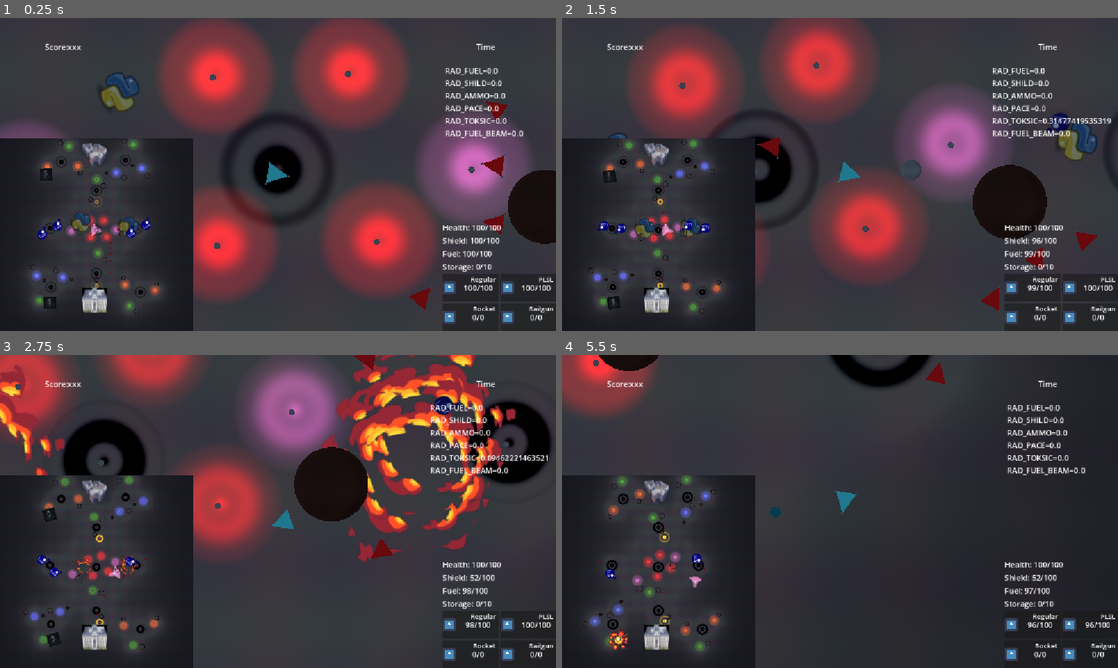
Above: before the commit, frames 1-4 (two rows, left to right).
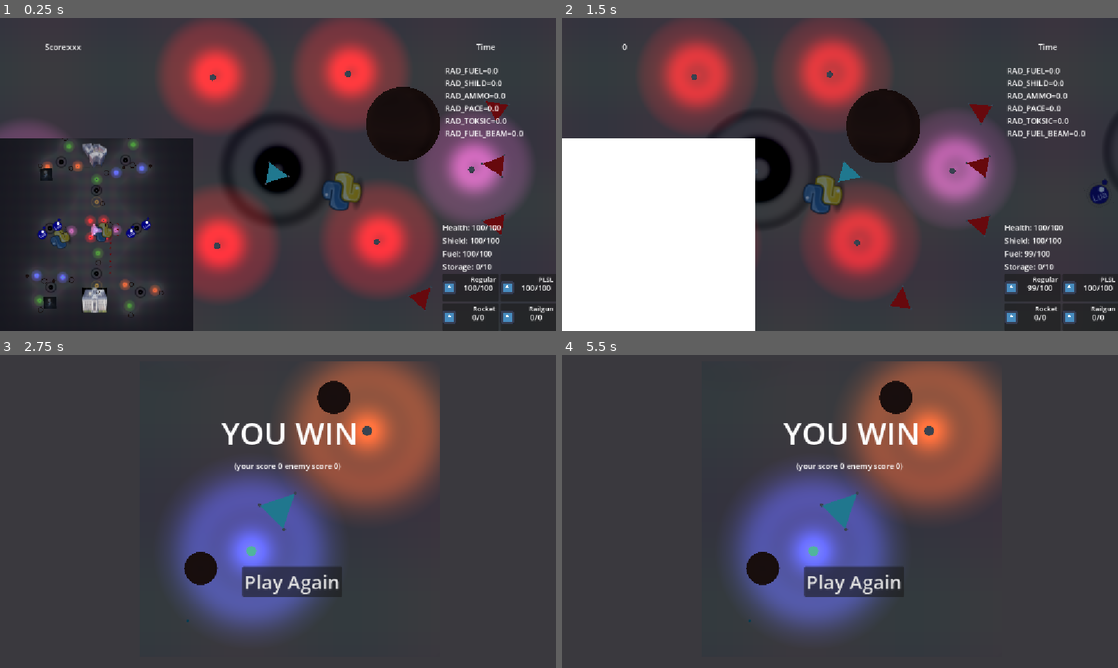
Above: after the commit, the same moments.

Repository: forklovee/SpaceJam2026
Game: Godot game, scene res://main.tscn
Same seed, same stepped clock (60 frames per second), same inputs: the game is played once before the commit and once after it. The engine's default icon, where the game draws it, is replaced by a stand-in: a white triangle on a blue panel in a dark square.
Inputs (mouse positions are in pixels of both pictures, inside the frame that each line leads up to):
- Up to frame 1 (0.25 s): no input
- Up to frame 2 (1.5 s): move the mouse to (962, 158) at 0.52 s; hold D (Right) 0.53-1.25 s; hold Delete 0.53-1.25 s; click (856, 243) at 1.25 s, where only the run after the commit has a clickable "Play Again"
- Up to frame 3 (2.75 s): move the mouse to (166, 527) at 2.02 s; hold S (Down) from 2.03 s (still down); click (166, 527) at 2.1 s; tap Delete at 2.3 s
- Up to frame 4 (5.5 s): release S (Down) at 2.75 s; click (856, 580) at 2.75 s, where only the run after the commit has a clickable "Play Again"; move the mouse to (895, 442) at 3.52 s; hold D (Right) 3.53-4.25 s; hold Right mouse button (SpecialWeapon) 3.53-4.25 s; tap Delete at 3.8, 5.1 s; click (856, 580) at 4.25 s, where only the run after the commit has a clickable "Play Again"; move the mouse to (812, 574) at 5.02 s; hold W (Up) from 5.03 s (still down)

The runs differ from the first frame. In frame 1, 6.2% of the frame differs, in the area x 4-100%, y 17-96%; in frame 2, 46%; in frame 3, 53%, in the area x 0-100%, y 0-100%; in frame 4, 49%.

Commit message:
play
play

Diff:
--- a/AI/EnemyController.gd
+++ b/AI/EnemyController.gd
@@ -35,7 +35,8 @@
 	if ship.storage == 0:
 		task = Task.Gather
 		return
-
+	if Game.level.enemy_base==null:
+		return
 	var enemy_base :Base= Game.level.enemy_base
 	var global_position := ship.global_position
 	var target_position := enemy_base.global_position
--- a/Level/level.tscn
+++ b/Level/level.tscn
@@ -106,7 +106,7 @@
 neg = true
 
 [node name="star_f" type="MeshInstance3D" parent="star_FR" unique_id=415690745 groups=["Star"]]
-transform = Transform3D(0.21159966, 0, -0.9771183, 0, 0.9999998, 0, 0.9771183, 0, 0.21159966, -20.715414, 0, -18.822462)
+transform = Transform3D(-0.5160679, 0, -0.85620224, 0, 0.9999998, 0, 0.85620224, 0, -0.5160679, -20.715414, 0, -18.822462)
 mesh = SubResource("SphereMesh_7dm0k")
 script = ExtResource("1_jglls")
 color = Color(0.13692334, 0.5227604, 4.813075e-07, 1)
@@ -121,10 +121,10 @@
 rot = 0.065
 
 [node name="star_orange" parent="star_FR" unique_id=687839587 instance=ExtResource("6_luomk")]
-transform = Transform3D(0.6370713, 0, -0.76951015, 0, 0.99999976, 0, 0.76951015, 0, 0.6370713, 1.5636826, 0, 23.72193)
+transform = Transform3D(-0.83518696, 0, -0.54798865, 0, 0.99999976, 0, 0.54798865, 0, -0.83518696, 1.5636826, 0, 23.72193)
 
 [node name="star_orange2" parent="star_FR" unique_id=313257437 instance=ExtResource("6_luomk")]
-transform = Transform3D(0.90562075, 0, -0.42169607, 0, 0.99999976, 0, 0.42169607, 0, 0.90562075, 13.588699, 0, -24.018686)
+transform = Transform3D(-0.5192444, 0, -0.8533408, 0, 0.99999976, 0, 0.8533408, 0, -0.5192444, 13.588699, 0, -24.018686)
 
 [node name="cristal" parent="star_FR" unique_id=1058605122 instance=ExtResource("9_py82k")]
 transform = Transform3D(0.8140183, 0, 3.231742, 0, 3.333333, 0, -3.231742, 0, 0.8140183, 12.7237015, 0.5512873, 28.397894)
@@ -142,7 +142,7 @@
 neg = true
 
 [node name="star_f" type="MeshInstance3D" parent="star_FR2" unique_id=1118624179 groups=["Star"]]
-transform = Transform3D(0.21159966, 0, -0.9771183, 0, 0.9999998, 0, 0.9771183, 0, 0.21159966, -20.715414, 0, -18.822462)
+transform = Transform3D(-0.5160679, 0, -0.85620224, 0, 0.9999998, 0, 0.85620224, 0, -0.5160679, -20.715414, 0, -18.822462)
 mesh = SubResource("SphereMesh_7dm0k")
 script = ExtResource("1_jglls")
 color = Color(0.13692334, 0.5227604, 4.813075e-07, 1)
@@ -157,10 +157,10 @@
 rot = 0.065
 
 [node name="star_orange" parent="star_FR2" unique_id=194893723 instance=ExtResource("6_luomk")]
-transform = Transform3D(0.6370713, 0, -0.76951015, 0, 0.99999976, 0, 0.76951015, 0, 0.6370713, 1.5636826, 0, 23.72193)
+transform = Transform3D(-0.83518696, 0, -0.54798865, 0, 0.99999976, 0, 0.54798865, 0, -0.83518696, 1.5636826, 0, 23.72193)
 
 [node name="star_orange2" parent="star_FR2" unique_id=1300598705 instance=ExtResource("6_luomk")]
-transform = Transform3D(0.90562075, 0, -0.42169607, 0, 0.99999976, 0, 0.42169607, 0, 0.90562075, 13.588699, 0, -24.018686)
+transform = Transform3D(-0.5192444, 0, -0.8533408, 0, 0.99999976, 0, 0.8533408, 0, -0.5192444, 13.588699, 0, -24.018686)
 
 [node name="star_FL" type="MeshInstance3D" parent="." unique_id=1229126835 groups=["Star"]]
 transform = Transform3D(0.07329019, 0, -0.2909701, 0, 0.3, 0, 0.2909701, 0, 0.07329019, 13.868187, 0, -33.897556)
@@ -175,13 +175,13 @@
 neg = true
 
 [node name="star_green" parent="star_FL" unique_id=35454859 instance=ExtResource("6_uqeto")]
-transform = Transform3D(0.21159966, 0, -0.9771183, 0, 0.9999998, 0, 0.9771183, 0, 0.21159966, -20.715414, 0, -18.822462)
+transform = Transform3D(-0.5160679, 0, -0.85620224, 0, 0.9999998, 0, 0.85620224, 0, -0.5160679, -20.715414, 0, -18.822462)
 
 [node name="star_blue" parent="star_FL" unique_id=2068162764 instance=ExtResource("7_luomk")]
-transform = Transform3D(0.9675004, 0, -0.25430095, 0, 0.99999994, 0, 0.25430095, 0, 0.9675004, 15.154943, 0, 19.673292)
+transform = Transform3D(-0.95313114, 0, -0.30408472, 0, 0.99999994, 0, 0.30408472, 0, -0.95313114, 15.154943, 0, 19.673292)
 
 [node name="star3" type="MeshInstance3D" parent="star_FL" unique_id=1965202852 groups=["Star"]]
-transform = Transform3D(0.82760584, 0, -0.56193256, 0, 0.99999976, 0, 0.56193256, 0, 0.82760584, 19.428894, 0, -21.920444)
+transform = Transform3D(-0.9999789, 0, 0.030636344, 0, 0.99999976, 0, -0.030636344, 0, -0.9999789, 19.428894, 0, -21.920444)
 mesh = SubResource("SphereMesh_7dm0k")
 surface_material_override/0 = SubResource("StandardMaterial3D_0xm2m")
 script = ExtResource("1_jglls")
@@ -213,13 +213,13 @@
 neg = true
 
 [node name="star_green" parent="star_FL2" unique_id=677987566 instance=ExtResource("6_uqeto")]
-transform = Transform3D(0.21159966, 0, -0.9771183, 0, 0.9999998, 0, 0.9771183, 0, 0.21159966, -20.715414, 0, -18.822462)
+transform = Transform3D(-0.5160679, 0, -0.85620224, 0, 0.9999998, 0, 0.85620224, 0, -0.5160679, -20.715414, 0, -18.822462)
 
 [node name="star_blue" parent="star_FL2" unique_id=1318786042 instance=ExtResource("7_luomk")]
-transform = Transform3D(0.9675004, 0, -0.25430095, 0, 0.99999994, 0, 0.25430095, 0, 0.9675004, 15.154943, 0, 19.673292)
+transform = Transform3D(-0.95313114, 0, -0.30408472, 0, 0.99999994, 0, 0.30408472, 0, -0.95313114, 15.154943, 0, 19.673292)
 
 [node name="star3" type="MeshInstance3D" parent="star_FL2" unique_id=1390879984 groups=["Star"]]
-transform = Transform3D(0.82760584, 0, -0.56193256, 0, 0.99999976, 0, 0.56193256, 0, 0.82760584, 19.428894, 0, -21.920444)
+transform = Transform3D(-0.9999789, 0, 0.030636344, 0, 0.99999976, 0, -0.030636344, 0, -0.9999789, 19.428894, 0, -21.920444)
 mesh = SubResource("SphereMesh_7dm0k")
 surface_material_override/0 = SubResource("StandardMaterial3D_0xm2m")
 script = ExtResource("1_jglls")
@@ -254,10 +254,10 @@
 neg = true
 
 [node name="star_yellow2" parent="starMID_F" unique_id=1358298473 instance=ExtResource("9_jghi6")]
-transform = Transform3D(-0.5112409, 0, 0.85839176, 0, 1, 0, -0.85839176, 0, -0.5112409, -1.2804388, 0, 18.512566)
+transform = Transform3D(0.66393846, 0, -0.746393, 0, 1, 0, 0.746393, 0, 0.66393846, -1.2804388, 0, 18.512566)
 
 [node name="star_green" parent="starMID_F" unique_id=1507610008 instance=ExtResource("6_uqeto")]
-transform = Transform3D(0.9971692, 0, 0.072277226, 0, 1, 0, -0.072277226, 0, 0.9971692, 2.1732147, 0, -17.5532)
+transform = Transform3D(0.7752507, 0, -0.6312106, 0, 1, 0, 0.6312106, 0, 0.7752507, 2.1732147, 0, -17.5532)
 
 [node name="starMID_F2" type="MeshInstance3D" parent="." unique_id=1417271142 groups=["Star"]]
 transform = Transform3D(0.30019447, 0, -0.00046803057, 0, 0.29999998, 0, 0.00046803057, 0, 0.30019447, -0.16682053, 0, 20.881256)
@@ -272,10 +272,10 @@
 neg = true
 
 [node name="star_yellow" parent="starMID_F2" unique_id=1718721205 instance=ExtResource("9_jghi6")]
-transform = Transform3D(0.5039216, 0, 0.86270636, 0, 0.9999999, 0, -0.86270636, 0, 0.5039216, 0.030468851, 0, 19.542702)
+transform = Transform3D(-0.33203146, 0, -0.94216186, 0, 0.9999999, 0, 0.94216186, 0, -0.33203146, 0.030468851, 0, 19.542702)
 
 [node name="star_green" parent="starMID_F2" unique_id=453900770 instance=ExtResource("6_uqeto")]
-transform = Transform3D(0.9903788, 0, 0.13686496, 0, 0.9999999, 0, -0.13686496, 0, 0.9903788, 3.2335594, 0, -32.883648)
+transform = Transform3D(0.8146021, 0, -0.5795499, 0, 0.9999999, 0, 0.5795499, 0, 0.8146021, 3.2335594, 0, -32.883648)
 
 [node name="starMID_F3" type="MeshInstance3D" parent="." unique_id=172486574 groups=["Star"]]
 transform = Transform3D(0.30019447, 0, -0.00046803057, 0, 0.29999998, 0, 0.00046803057, 0, 0.30019447, -0.16682053, 0, -0.13560104)
@@ -290,22 +290,22 @@
 neg = true
 
 [node name="star_pink" parent="starMID_F3" unique_id=747605801 instance=ExtResource("7_l5n2q")]
-transform = Transform3D(-0.5386767, 0, 0.84307873, 0, 0.99999994, 0, -0.84307873, 0, -0.5386767, 31.454226, 0, 0.40267068)
+transform = Transform3D(0.43500346, 0, -0.90109426, 0, 0.99999994, 0, 0.90109426, 0, 0.43500346, 31.454226, 0, 0.40267068)
 
 [node name="star_pink2" parent="starMID_F3" unique_id=585161896 instance=ExtResource("7_l5n2q")]
-transform = Transform3D(-0.85544604, 0, 0.51882076, 0, 0.99999994, 0, -0.51882076, 0, -0.85544604, -40.189075, 0, 0.5143692)
+transform = Transform3D(0.7880207, 0, -0.6166362, 0, 0.99999994, 0, 0.6166362, 0, 0.7880207, -40.189075, 0, 0.5143692)
 
 [node name="star_red" parent="starMID_F3" unique_id=261927623 instance=ExtResource("8_cv6tn")]
-transform = Transform3D(-0.8785524, 0, -0.47822887, 0, 0.99999994, 0, 0.47822887, 0, -0.8785524, 12.120184, 0, -15.307797)
+transform = Transform3D(0.26217392, 0, 0.9654083, 0, 0.99999994, 0, -0.9654083, 0, 0.26217392, 12.120184, 0, -15.307797)
 
 [node name="star_red2" parent="starMID_F3" unique_id=1491284656 instance=ExtResource("8_cv6tn")]
-transform = Transform3D(-0.8513271, 0, -0.52514976, 0, 0.99999994, 0, 0.52514976, 0, -0.8513271, -9.49486, 0, -15.274097)
+transform = Transform3D(0.209454, 0, 0.9781936, 0, 0.99999994, 0, -0.9781936, 0, 0.209454, -9.49486, 0, -15.274097)
 
 [node name="star_red3" parent="starMID_F3" unique_id=1700424049 instance=ExtResource("8_cv6tn")]
-transform = Transform3D(-0.8279739, 0, -0.5612728, 0, 0.99999994, 0, 0.5612728, 0, -0.8279739, -9.452894, 0, 11.6428)
+transform = Transform3D(0.16720472, 0, 0.9863111, 0, 0.99999994, 0, -0.9863111, 0, 0.16720472, -9.452894, 0, 11.6428)
 
 [node name="star_red4" parent="starMID_F3" unique_id=108957794 instance=ExtResource("8_cv6tn")]
-transform = Transform3D(-0.7751668, 0, -0.6321981, 0, 0.99999994, 0, 0.6321981, 0, -0.7751668, 16.032019, 0, 11.603066)
+transform = Transform3D(0.07944571, 0, 0.9972187, 0, 0.99999994, 0, -0.9972187, 0, 0.07944571, 16.032019, 0, 11.603066)
 
 [node name="Space_BG" type="MeshInstance3D" parent="." unique_id=1451238334 node_paths=PackedStringArray("input_stars")]
 transform = Transform3D(100, 0, 0, 0, 100, 0, 0, 0, 100, 0.148, 0, -0.1)
@@ -323,6 +323,7 @@
 
 [node name="EnemyBase" parent="." unique_id=1424587177 instance=ExtResource("7_d6qko")]
 transform = Transform3D(1, 0, 0, 0, 1, 0, 0, 0, 1, -0.9371481, -0.08077848, 33.579407)
+is_allay = null
 
 [node name="EnemyRespawn" type="Node3D" parent="EnemyBase" unique_id=2054981514]
 script = ExtResource("8_i5g78")
--- a/Level/level_end.gd
+++ b/Level/level_end.gd
@@ -9,6 +9,10 @@
 var cristal_total=0
 
 func _process(delta: float) -> void:
+	if Input.is_key_pressed(KEY_DELETE):
+		for i in range(10):
+			print("CHEAT END!!!")
+		Game.open_level(menu)
 	if cristal_left==0 and cristal_total>0:
 		#get_tree().change_scene_to_file("res://MainMenu/win.tscn")
 		for eg in get_tree().get_nodes_in_group("EnemyShip"):
@@ -17,4 +21,5 @@
 		for eg in get_tree().get_nodes_in_group("PlayerShip"):
 			if eg.storage>0:
 				return
-		Game.open_level(menu)
+		get_tree().set_pause(true)
+		Game.open_level.call_deferred(menu)
--- a/Player/UI/equipment_menu.gd
+++ b/Player/UI/equipment_menu.gd
@@ -27,3 +27,19 @@
 		slot.add_child(gun)
 		gun.global_position=slot.global_position
 		s.update_weapons_and_gunslots()
+
+		#Speed 15.0 cargo 10
+
+
+
+func _on_l_button_pressed() -> void:
+	var s:Ship=Game.pc.ship
+	s.speed=15.0
+	s.max_storage=10
+	s.mass=1.0
+
+func _on_h_button_pressed() -> void:
+	var s:Ship=Game.pc.ship
+	s.speed=0.0
+	s.mass=3.0
+	s.max_storage=20
--- a/Player/UI/equipment_menu.tscn
+++ b/Player/UI/equipment_menu.tscn
@@ -47,5 +47,23 @@
 offset_bottom = 90.0
 text = "USE ROCKET"
 
+[node name="HButton" type="Button" parent="ColorRect2" unique_id=480862389]
+layout_mode = 0
+offset_left = 18.0
+offset_top = 121.0
+offset_right = 206.0
+offset_bottom = 191.0
+text = "HEAVY TANK"
+
+[node name="LButton" type="Button" parent="ColorRect2" unique_id=1608632698]
+layout_mode = 0
+offset_left = 240.0
+offset_top = 125.0
+offset_right = 428.0
+offset_bottom = 195.0
+text = "LIGHT TANK"
+
 [connection signal="pressed" from="ColorRect2/LaserButton" to="." method="_on_laser_button_pressed"]
 [connection signal="pressed" from="ColorRect2/RocketButton" to="." method="_on_rocket_button_pressed"]
+[connection signal="pressed" from="ColorRect2/HButton" to="." method="_on_h_button_pressed"]
+[connection signal="pressed" from="ColorRect2/LButton" to="." method="_on_l_button_pressed"]
--- a/Player/player_controller.gd
+++ b/Player/player_controller.gd
@@ -36,7 +36,7 @@
 	ship.steer(look_direction)
 
 	input_direction = Input.get_vector("Left", "Right", "Down", "Up")
-	ship.move(input_direction)
+	ship.move(input_direction*ship.Speed/15.0)
 
 	hud.update_labels()
 
--- a/Ship/ship.gd
+++ b/Ship/ship.gd
@@ -29,6 +29,8 @@
 var steering_direction: Vector2
 var movement_direction: Vector2
 
+var Speed=15.0
+
 func _ready() -> void:
 	health = max_health
 	shield = max_shield
@@ -44,7 +46,7 @@
 	var target_angle: float = lerp_angle(current_angle, steering_direction.angle(), 2.0*delta)
 	apply_central_force(1.0*Vector3(radiation_query.f.x, 0, radiation_query.f.y))
 	if movement_direction.length() > 0.01:
-		apply_central_force(15.0*Vector3(movement_direction.x, 0, movement_direction.y))
+		apply_central_force(Speed*Vector3(movement_direction.x, 0, movement_direction.y))
 		if self.is_in_group("PlayerShip"): #TODO ememies use fuel
 			use_fuel(delta*1.0)
 	# y rotation
